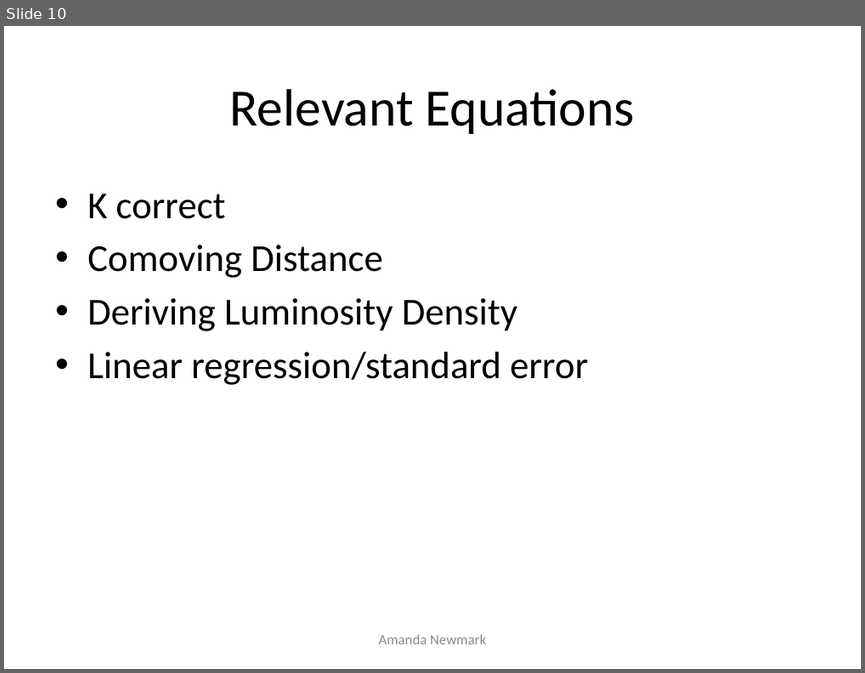
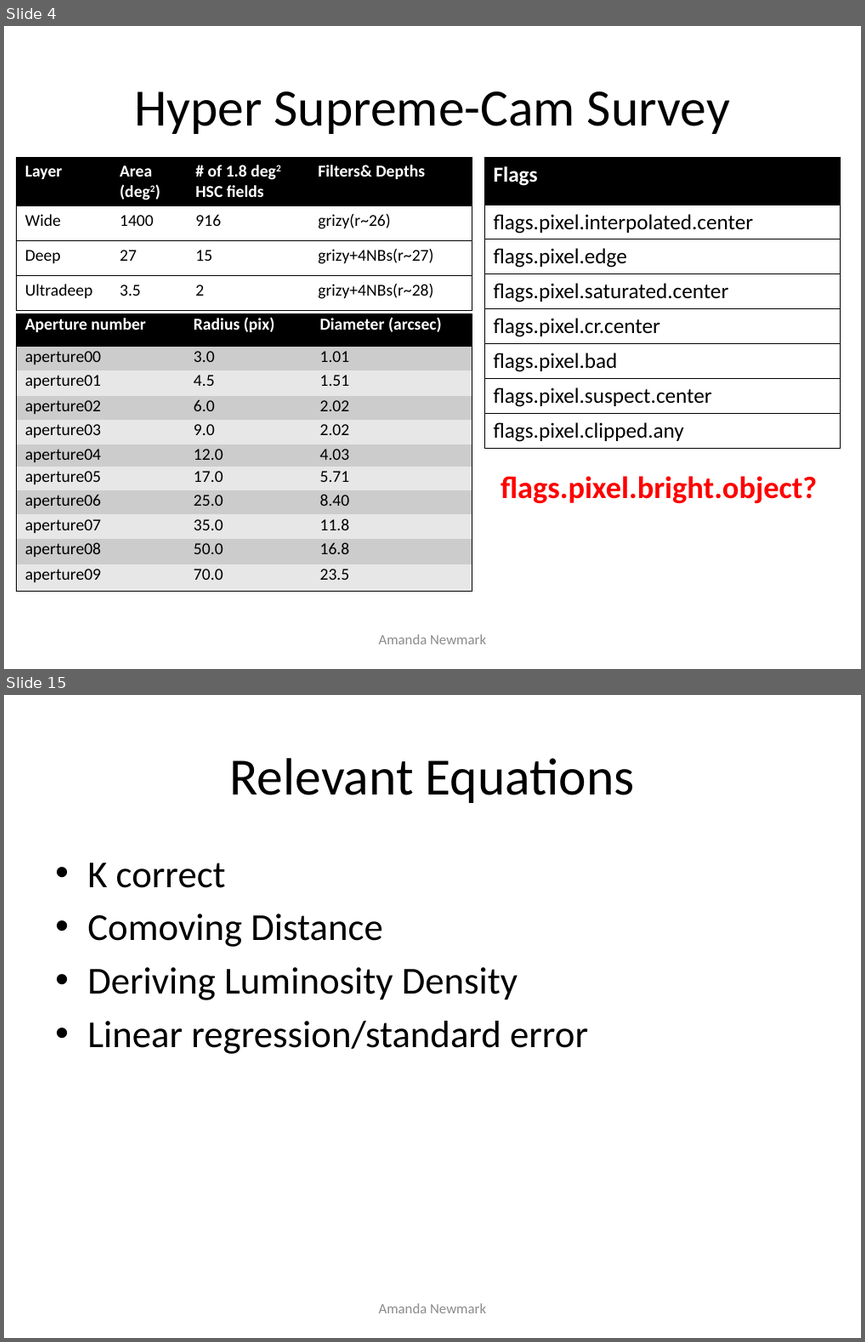
Before and after one commit to anewmark/galaxy_dark_matter, a slide deck: big_presentation.pptx. Shown one above the other, each under a label of ours: slide 10 before the commit, slides 4 and 15 after it; the slides between them are not shown. The pictures are 865x673 and 865x1342 pixels, drawn with LibreOffice and Linux fonts; fonts in the diff are those of the drawing. Boxes give left, top, right and bottom in pixels: in the first picture for what was removed or moved away, otherwise in the second. Text is boxed around its words. In the diff, an @@ line names an element or a change of style, - is before the commit and + after.

```diff
--- a/big_presentation.pptx
+++ b/big_presentation.pptx
@@ slide 4 added at (4,26,861,669), background #FFFFFF @@
@@ title added at (134,91,730,134), 44 pt, text #000000 @@
+Hyper Supreme-Cam Survey
@@ table added at (17,157,472,310), 4 rows, 4 columns @@
+Layer | Area (deg2) | # of 1.8 deg2 HSC fields | Filters& Depths
+Wide | 1400 | 916 | grizy(r~26)
+Deep | 27 | 15 | grizy+4NBs(r~27)
+Ultradeep | 3.5 | 2 | grizy+4NBs(r~28)
@@ table added at (484,157,840,445), 8 rows, 1 columns @@
+Flags
+flags.pixel.interpolated.center
+flags.pixel.edge
+flags.pixel.saturated.center
+flags.pixel.cr.center
+flags.pixel.bad
+flags.pixel.suspect.center
+flags.pixel.clipped.any
@@ table added at (17,314,472,590), 11 rows, 3 columns @@
+Aperture number | Radius (pix) | Diameter (arcsec)
+aperture00 | 3.0 | 1.01
+aperture01 | 4.5 | 1.51
+aperture02 | 6.0 | 2.02
+aperture03 | 9.0 | 2.02
+aperture04 | 12.0 | 4.03
+aperture05 | 17.0 | 5.71
+aperture06 | 25.0 | 8.40
+aperture07 | 35.0 | 11.8
+aperture08 | 50.0 | 16.8
+aperture09 | 70.0 | 23.5
@@ text added at (500,476,817,503), 26 pt, text #FF0000, bold @@
+flags.pixel.bright.object?
@@ text added at (379,634,486,644), 12 pt, text #8C8C8C @@
+Amanda Newmark
@@ what was slide 10 is now slide 15 @@
```
Also in this commit, not shown: 9 slides changed, 4 other slides added, 25 other files.
